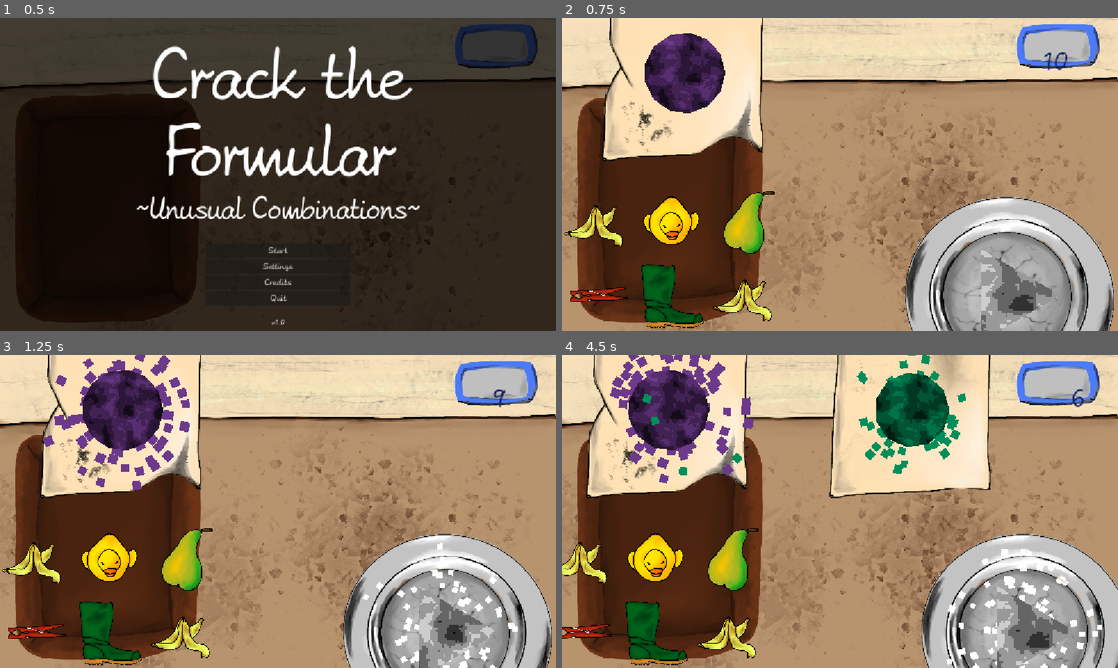
Above: before the commit, frames 1-4 (two rows, left to right).
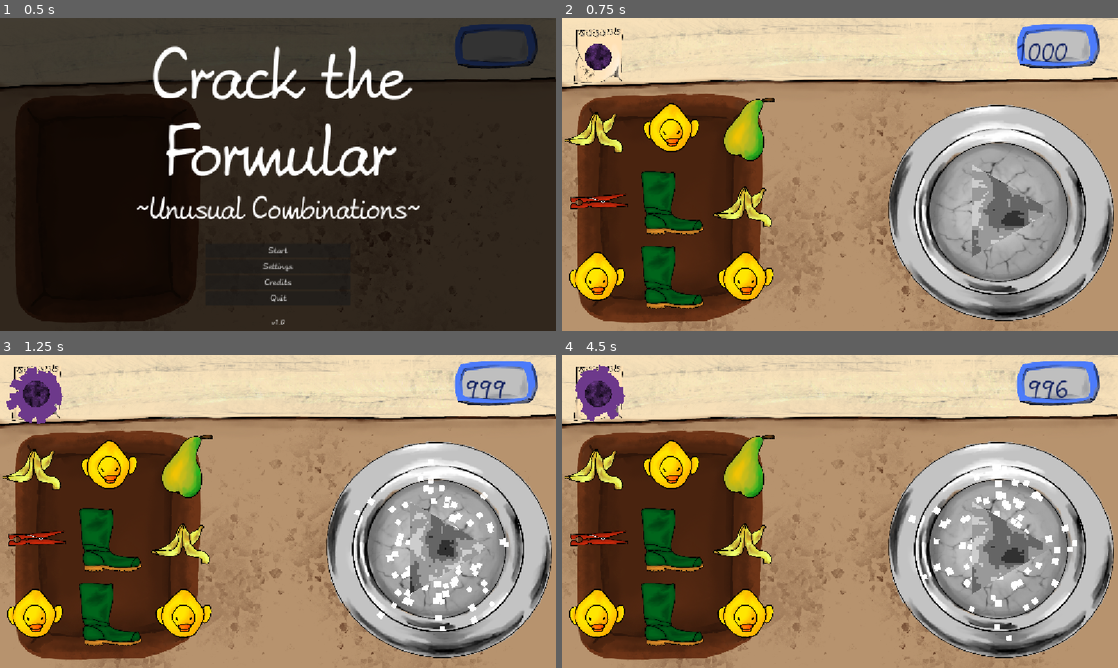
Above: after the commit, the same moments.

Repository: KIT-GameJam/Firework-Craft
Game: Godot game, scene res://gamemanager/gamemanager.tscn
The game is run twice, just before and just after one commit, with the same random seed, the same clock (stepped at 60 frames per second) and the same inputs.
Inputs (mouse positions are in pixels of both pictures, inside the frame that each line leads up to):
- Up to frame 1 (0.5 s): no input
- Up to frame 2 (0.75 s): click "Start" at 0.5 s
- Up to frame 3 (1.25 s): no input
- Up to frame 4 (4.5 s): tap Enter at 1.25 s; move the mouse to (684, 398) at 1.27 s; hold D (move_right) 1.28-2.03 s; click (684, 398) at 1.42 s; move the mouse to (600, 558) at 2.02 s; hold S (move_down) 2.03-2.78 s; click (600, 558) at 2.17 s; move the mouse to (673, 558) at 2.77 s; hold D (move_right) 2.78-3.53 s; click (673, 558) at 2.92 s; move the mouse to (745, 558) at 3.52 s; hold W (move_up) 3.53-4.28 s; click (745, 558) at 3.67 s; move the mouse to (912, 398) at 4.27 s; hold A (move_left) from 4.28 s (still down); click (912, 398) at 4.42 s

Frame 1 is identical in both runs. In frame 2, 40% of the frame differs, in the area x 0-100%, y 0-100%; in frame 3, 42%; in frame 4, 51%.

Commit message:
fix sizing of requests

Diff:
--- a/entities/flask/particles.gd
+++ b/entities/flask/particles.gd
@@ -1,6 +1,7 @@
 class_name FlaskParticles
 extends Control
 
+@export var base_radius := 100.0
 @export var flask_color: Color = Color.WHITE
 @export var flask_size: int = 0
 @export var flask_corners: int = 0
@@ -9,6 +10,7 @@
 @onready var form := $Form
 
 func _ready() -> void:
+	form.base_radius = base_radius
 	set_flask_color(flask_color)
 	set_flask_size(flask_size)
 	set_flask_corners(flask_corners)
--- a/entities/flask/particles.tscn
+++ b/entities/flask/particles.tscn
@@ -59,4 +59,3 @@
 color = Color(0.060000002, 0.40466678, 1, 1)
 texture = SubResource("PlaceholderTexture2D_8my8b")
 script = ExtResource("5_hpbrh")
-base_radius = 100.0
--- a/entities/flask/particles_form.gd
+++ b/entities/flask/particles_form.gd
@@ -1,6 +1,6 @@
 extends Polygon2D
 
-@export var base_radius := 128.0
+@export var base_radius := 100.0
 var radius := base_radius
 var segments := 3
 
--- a/entities/requests/request.gd
+++ b/entities/requests/request.gd
@@ -1,4 +1,4 @@
-extends Control
+extends TextureRect
 class_name Request
 
 @export var textDescription: String
--- a/entities/requests/request.tscn
+++ b/entities/requests/request.tscn
@@ -11,11 +11,13 @@
 font_color = Color(0.105882354, 0.011764706, 0, 0.85882354)
 
 [node name="TextureRect" type="TextureRect"]
-offset_left = 10.0
-offset_top = 10.0
-offset_right = 510.0
-offset_bottom = 510.0
+z_index = 10
+custom_minimum_size = Vector2(150, 150)
+offset_right = 150.0
+offset_bottom = 150.0
 texture = ExtResource("4_o5dor")
+expand_mode = 1
+stretch_mode = 4
 script = ExtResource("1_a1vif")
 textDescription = "Dies ist eine Bestellung und es folgt ein ganz langer Text um festzustellen ob der Text auf die Textur passt"
 textures = Array[Texture2D]([ExtResource("2_unabi"), ExtResource("3_rlswk"), ExtResource("4_o5dor")])
@@ -41,13 +43,13 @@
 anchor_top = 0.5
 anchor_right = 0.5
 anchor_bottom = 0.5
-offset_left = -20.0
-offset_top = -20.0
-offset_right = 20.0
-offset_bottom = 20.0
+offset_left = -8.0
+offset_top = -8.0
+offset_right = 32.0
+offset_bottom = 32.0
 grow_horizontal = 2
 grow_vertical = 2
-scale = Vector2(0.6, 0.6)
+scale = Vector2(0.2, 0.2)
 theme_override_constants/margin_left = 40
 theme_override_constants/margin_top = 70
 theme_override_constants/margin_right = 0
--- a/levels/main_level.tscn
+++ b/levels/main_level.tscn
@@ -28,6 +28,7 @@
 size_flags_vertical = 3
 theme = ExtResource("1_yb8kn")
 script = ExtResource("1_ilwad")
+daylength = 1000.0
 ingredient_scenes = Array[PackedScene]([ExtResource("3_wg11f"), ExtResource("4_ggk2x"), ExtResource("5_5br84"), ExtResource("7_arlwx"), ExtResource("8_t6wdf"), ExtResource("8_5br84")])
 
 [node name="TextureRect" type="TextureRect" parent="."]
